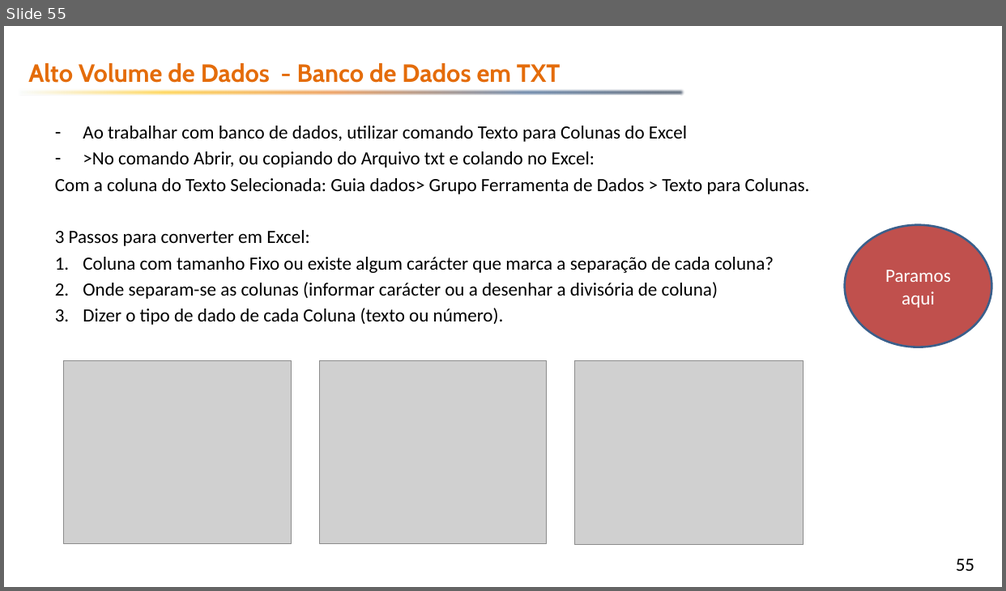
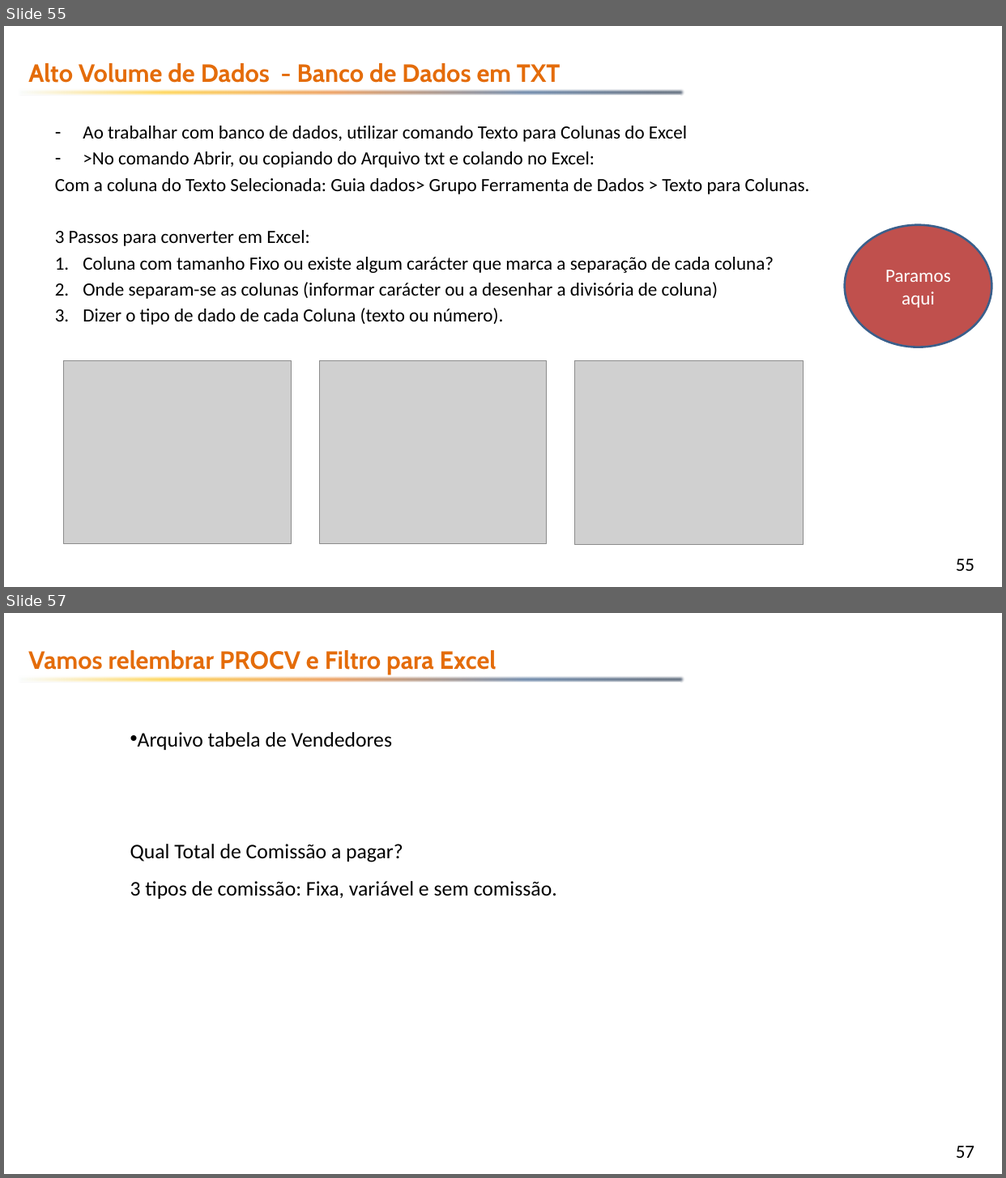
Before and after one commit to emerson-fenrir/Excel_Basico, a slide deck: Professor/Aula3.pptx. Shown one above the other, each under a label of ours: slide 55 before the commit, slides 55 and 57 after it; the slides between them are not shown. The pictures are 1006x591 and 1006x1178 pixels, drawn with LibreOffice and Linux fonts; fonts in the diff are those of the drawing; grey boxes stand for pictures; background and template pictures are left out. Boxes give left, top, right and bottom in pixels: in the first picture for what was removed or moved away, otherwise in the second. Text is boxed around its words. In the diff, an @@ line names an element or a change of style, - is before the commit and + after.

```diff
--- a/Professor/Aula3.pptx
+++ b/Professor/Aula3.pptx
@@ slide 57 added at <box>4,613,1002,1174</box>, background picture (left out); not listed: 2 template elements that a slide beside it also shows @@
@@ text added at <box>28,650,496,675</box>, 24 pt, text #E46C0A, bold @@
+Vamos relembrar PROCV e Filtro para Excel
@@ subtitle added at <box>130,732,557,899</box>, 20 pt, text #000000 @@
+• Arquivo tabela de Vendedores
+Qual Total de Comissão a pagar?
+3 tipos de comissão: Fixa, variável e sem comissão.
```
Also in this commit, not shown: 3 slides changed, 8 other slides added, 1 slide removed, 10 other files.
